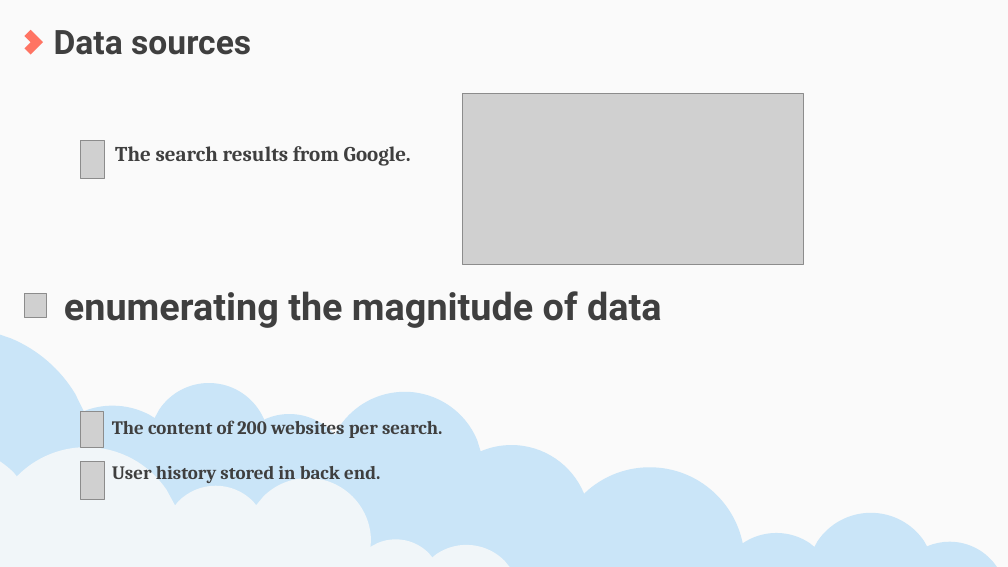
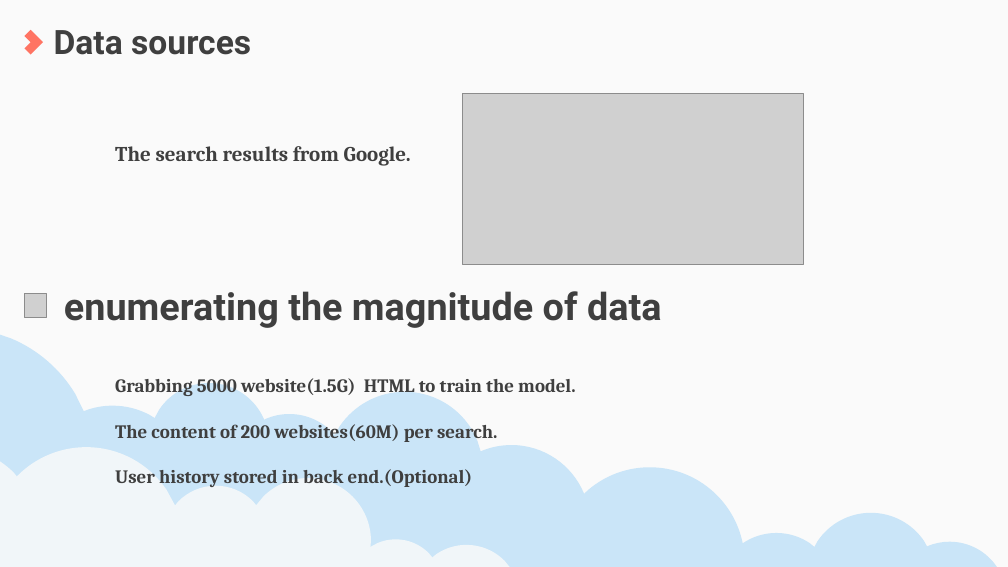
Before and after one commit to yingy4/CSYE7200FinalProject, a slide deck: slide 4 of CSYE7200TEAM1IPROPOSALPRESENTATION.pptx. Drawn at 1008x567 pixels with LibreOffice and Linux fonts; fonts in the diff are those of the drawing; grey boxes stand for pictures. Boxes give left, top, right and bottom in pixels: in the first picture for what was removed or moved away, otherwise in the second. Text is boxed around its words. In the diff, an @@ line names an element or a change of style, - is before the commit and + after.

```diff
--- a/CSYE7200TEAM1IPROPOSALPRESENTATION.pptx
+++ b/CSYE7200TEAM1IPROPOSALPRESENTATION.pptx
@@ picture removed at (x1=81, y1=141, x2=104, y2=178) @@
@@ text at (x1=115, y1=375, x2=576, y2=487): text changed @@
-The content of 200 websites per search.
-User history stored in back end.
+Grabbing 5000 website(1.5G) HTML to train the model.
+The content of 200 websites(60M) per search.
+User history stored in back end.(Optional)
@@ picture removed at (x1=81, y1=411, x2=104, y2=448) @@
@@ picture removed at (x1=81, y1=461, x2=104, y2=499) @@
```
Also in this commit, not shown: 4 other slides changed, 1 slide added, 1 slide removed.
